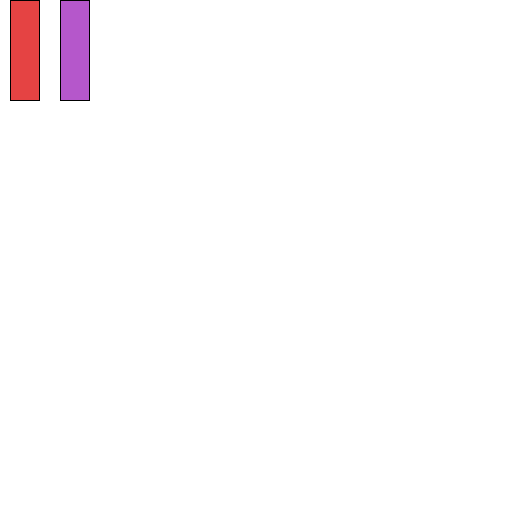
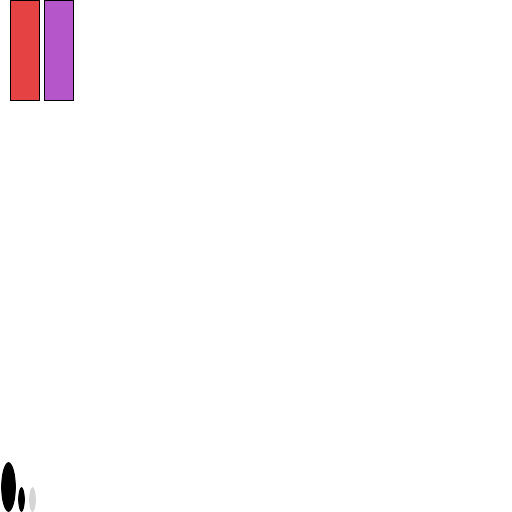
Comparing the layer stacks of the two 512 × 512 images. Changes:
renamed "Pasted Layer" to "Floated Layer", painted on it over [44, 0, 90, 101]
painted on "character" over [1, 462, 36, 512]
